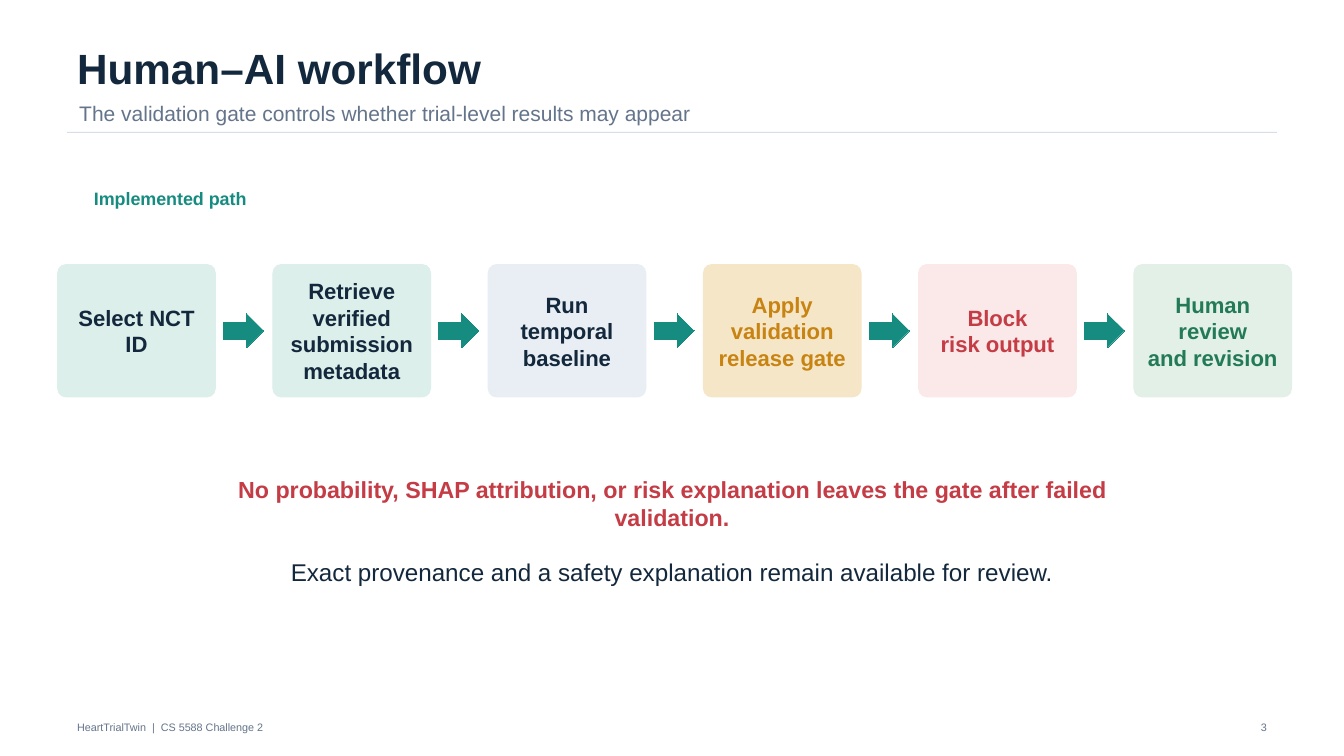
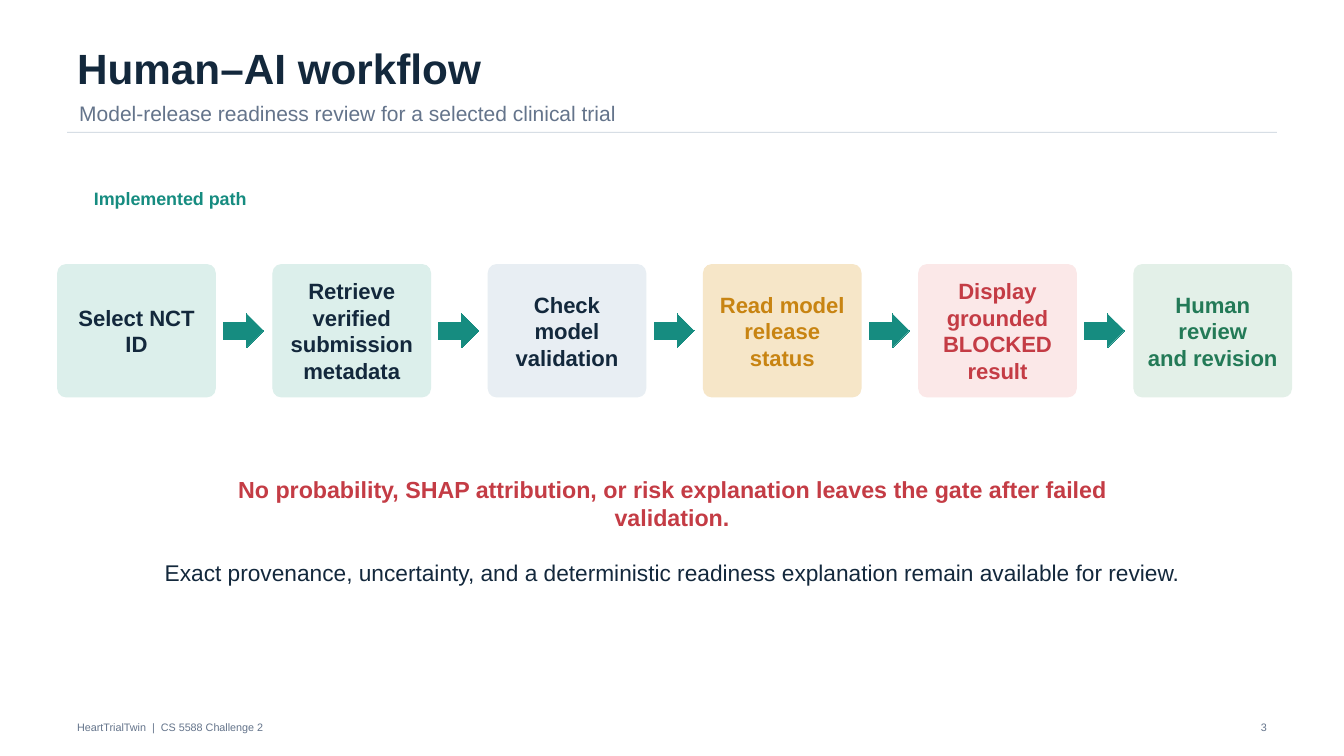
Before and after one commit to akwasianing/HeartTrialTwin, a slide deck: slide 3 of deliverables/HeartTrialTwin_Challenge2_Final.pptx. Drawn at 1344x756 pixels with LibreOffice and Linux fonts; fonts in the diff are those of the drawing. Boxes give left, top, right and bottom in pixels: in the first picture for what was removed or moved away, otherwise in the second. Text is boxed around its words. In the diff, an @@ line names an element or a change of style, - is before the commit and + after.

```diff
--- a/deliverables/HeartTrialTwin_Challenge2_Final.pptx
+++ b/deliverables/HeartTrialTwin_Challenge2_Final.pptx
@@ text at (79, 106, 616, 121): text changed @@
-The validation gate controls whether trial-level results may appear
+Model-release readiness review for a selected clinical trial
@@ text in rounded rectangle at (516, 297, 619, 367): text changed @@
-Run temporal
-baseline
+Check model
+validation
@@ text in rounded rectangle at (720, 297, 845, 366): text changed @@
-Apply validation
-release gate
+Read model
+release status
@@ text in rounded rectangle at (943, 283, 1052, 379): text changed @@
-Block
-risk output
+Display grounded
+BLOCKED result
@@ text at (165, 564, 1179, 586): text changed; size 17.2 to 16.2 pt @@
-Exact provenance and a safety explanation remain available for review.
+Exact provenance, uncertainty, and a deterministic readiness explanation remain available for review.
```
Also in this commit, not shown: 8 other slides changed, 6 other files.
